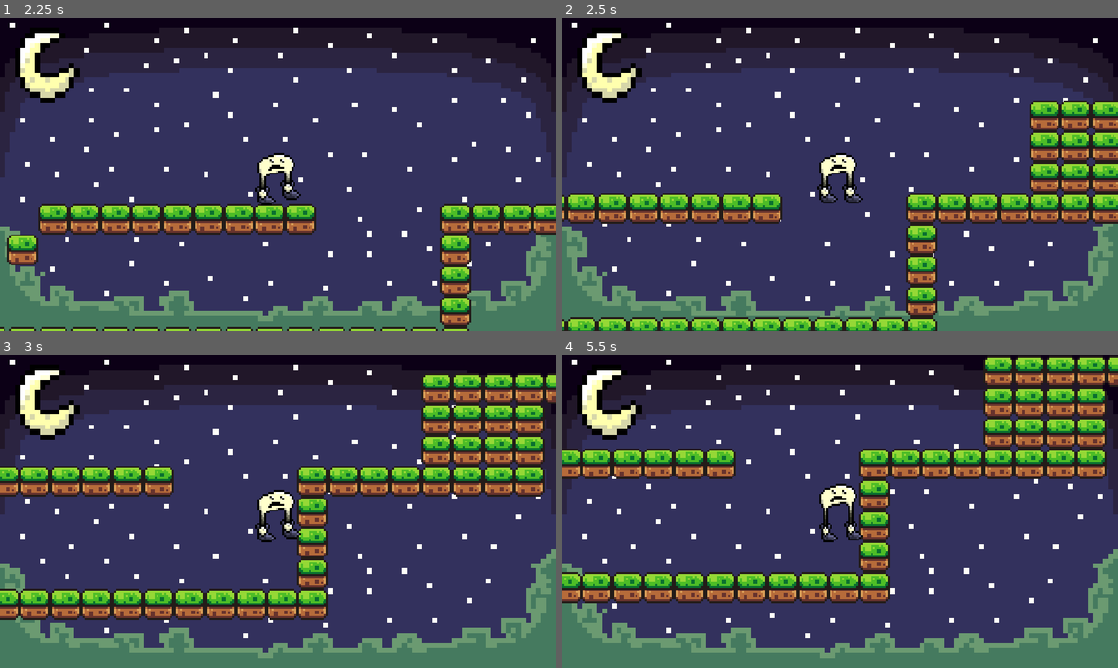
Above: before the commit, frames 1-4 (two rows, left to right).
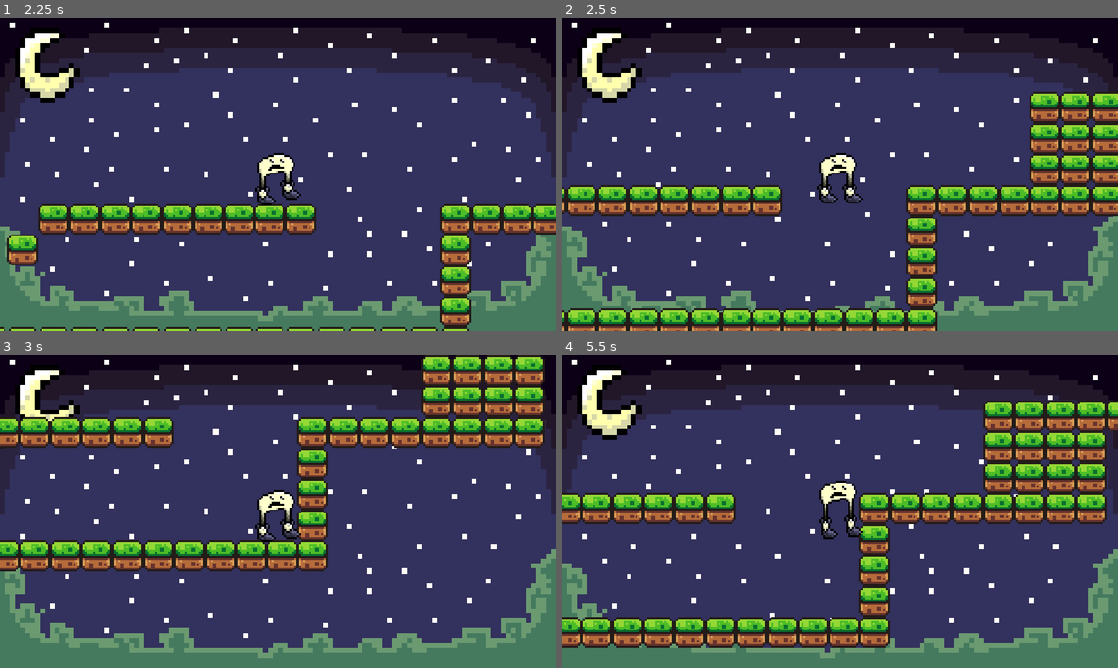
Above: after the commit, the same moments.

Repository: menlojacob/MoonShoesGame
Game: Godot game, scene res://Scenes/game.tscn
The game is run twice, just before and just after one commit, with the same random seed, the same clock (stepped at 60 frames per second) and the same inputs.
Inputs:
- Up to frame 1 (2.25 s): click "Start" at 0.5 s; click "Level 1" at 1.25 s; hold Right (move_right) from 2.03 s (still down); tap Shift (Dash) at 2.1 s
- Up to frame 2 (2.5 s): keep holding Right (move_right); tap Space (jump) at 2.27 s; tap S (ground_pound) at 2.3 s
- Up to frame 3 (3 s): keep holding Right (move_right); tap Space (jump) at 2.57 s; tap S (ground_pound) at 2.85 s
- Up to frame 4 (5.5 s): tap Space (jump) at 3.02, 3.05, 3.32, 4.52, 4.82 s; release Right (move_right) at 3.53 s; hold Left (move_left) 3.53-4.28 s; hold Space (jump) 3.53-4.28 s; tap Shift (Dash) at 3.8, 4.35 s; hold Right (move_right) from 4.28 s (still down); tap S (ground_pound) at 4.55, 5.1 s; hold Space (jump) from 5.03 s (still down)

Frame 1 is identical in both runs. In frame 2, 19% of the frame differs, in the area x 0-100%, y 23-100%; in frame 3, 32%; in frame 4, 34%, in the area x 0-100%, y 0-94%.

Commit message:
coyote frames
added coyote frames to the jump, also fixed a bug with dash where it would make you get stuck

Diff:
--- a/Scripts/character_controller.gd
+++ b/Scripts/character_controller.gd
@@ -3,6 +3,7 @@
 const SPEED = 110.0
 const JUMP_CANCEL_FACTOR = 0.5 #when you do a short jump, it's JUMP_VELOCITY * JUMP_CANCEL_FACTOR
 const JUMP_HEIGHT = 46
+const COYOTE_TIME = 0.15 * 1000 #0.15 seconds, the 1000 is for calculation reasons
 
 @onready var character = get_parent()
 @onready var collisionArea = character.get_node("EnemyCollision")
@@ -15,11 +16,12 @@
 var movementLocked = 0 #if above 0, A and D keys will not influence horizontal movement
 var direction = null
 var lastValidDirection = 1
-var isDoingAction = false #dashing, ground pounding, etc.
+var busy = false #dashing, ground pounding, etc.
 var jumpReleased = false
 var invulnerable = 0
 var horizontalSpeedModifier = 1
 var gravityModifier = 1
+var lastOnGroundTime = 0
 
 signal touchedEnemy
 signal jumpedOnEnemy
@@ -32,6 +34,8 @@
 	jumping = true
 	jumpReleased = not variableHeight
 
+	play_jumping_animation()
+
 func jumpOffEnemy(enemyBody, enemyController):
 	#we try to make the player bounce to the same height every time
 	#regardless of initial height when they hit the enemy.
@@ -43,11 +47,6 @@
 		var difference = bottomOfPlayerHeight - topOfEnemyHeight
 		bounceHeight += difference
 
-	jumping = false # reset the jump animation
-	handle_animations(direction)
-	jumping = true
-	handle_animations(direction)
-
 	if not isMovementLocked():
 		jump(bounceHeight, false)
 
@@ -56,15 +55,20 @@
 	jumpedOnEnemy.emit()
 
 func _physics_process(delta: float) -> void:
-	# Get the input direction and handle the movement/deceleration.
-	# As good practice, you should replace UI actions with custom gameplay actions.
+	if character.is_on_floor():
+		lastJumpedOnEnemyId = 0
+		jumping = false
+
+		var currentTime = Time.get_ticks_msec()
+		lastOnGroundTime = currentTime
+
 	if not isMovementLocked():
 		# Add the gravity.
 		if not character.is_on_floor():
 			character.velocity += character.get_gravity() * gravityModifier * delta
 
 		# Handle jump.
-		if Input.is_action_just_pressed("jump") and character.is_on_floor():
+		if Input.is_action_just_pressed("jump") and isOnGround() and (not jumping):
 			jump()
 
 		direction = Input.get_axis("move_left", "move_right")
@@ -73,10 +77,6 @@
 			lastValidDirection = direction
 		else:
 			character.velocity.x = move_toward(character.velocity.x, 0, SPEED)
-
-	if character.is_on_floor():
-		lastJumpedOnEnemyId = 0
-		jumping = false
 
 	handle_animations(direction)
 
@@ -137,11 +137,11 @@
 func getLastValidDirection():
 	return lastValidDirection
 
-func getDoingAction():
-	return isDoingAction
+func isBusy():
+	return busy
 
-func setDoingAction(doingAction):
-	isDoingAction = doingAction
+func setBusy(isBusy):
+	busy = isBusy
 
 func setInvulnerable(isInvulnerable : bool):
 	if isInvulnerable:
@@ -158,13 +158,15 @@
 func setGravityModifier(modifier):
 	gravityModifier = modifier
 
+func isOnGround():
+	return (Time.get_ticks_msec() - lastOnGroundTime) <= COYOTE_TIME
+
 func handle_animations(direction):
 	if !jumping:
 		if direction != 0:
 			sprite.play("walk")
 		else:
 			sprite.play("idle")
-	else:
-		sprite.play("jump")
-		await sprite.animation_finished
-		jumping = false
+
+func play_jumping_animation():
+	sprite.play("jump")
--- a/Scripts/dash_ability.gd
+++ b/Scripts/dash_ability.gd
@@ -14,7 +14,7 @@
 	currentDashTime = initialDelta
 	currentDashDirection = characterController.getLastValidDirection()
 	characterController.lockMovement()
-	characterController.setDoingAction(true)
+	characterController.setBusy(true)
 	characterController.setInvulnerable(true)
 	characterController.touchedEnemy.connect(dashJump)
 
@@ -24,7 +24,7 @@
 	currentDashTime = 0.0
 	currentDashDirection = 0
 	characterController.unlockMovement()
-	characterController.setDoingAction(false)
+	characterController.setBusy(false)
 	characterController.setInvulnerable(false)
 	characterController.touchedEnemy.disconnect(dashJump)
 
@@ -38,7 +38,7 @@
 	)
 
 func _physics_process(delta: float) -> void:
-	if Input.is_action_just_pressed("Dash") and not characterController.getDoingAction() and touchedGround:
+	if Input.is_action_just_pressed("Dash") and (not characterController.isBusy()) and touchedGround and currentDashTime == 0.0:
 		dash(delta)
 
 	if currentDashTime > 0:
--- a/Scripts/ground_pound_ability.gd
+++ b/Scripts/ground_pound_ability.gd
@@ -7,20 +7,20 @@
 
 func startPound():
 	isPounding = true
-	characterController.setDoingAction(true)
+	characterController.setBusy(true)
 	characterController.setHorizontalSpeedModifier(0.5)
 	characterController.setGravityModifier(1.5)
 	characterController.jump(24, false)
 
-func stopPound(hitGround : bool):
+func stopPound():
 	isPounding = false
-	characterController.setDoingAction(false)
+	characterController.setBusy(false)
 	characterController.setHorizontalSpeedModifier(1)
 	characterController.setGravityModifier(1)
 
 func _physics_process(delta: float) -> void:
-	if Input.is_action_just_pressed("ground_pound"):
+	if Input.is_action_just_pressed("ground_pound") and (not characterController.isBusy()) and not (characterController.isOnGround()):
 		startPound()
 
-	if character.is_on_floor():
-		stopPound(true)
+	if isPounding and characterController.isOnGround():
+		stopPound()
